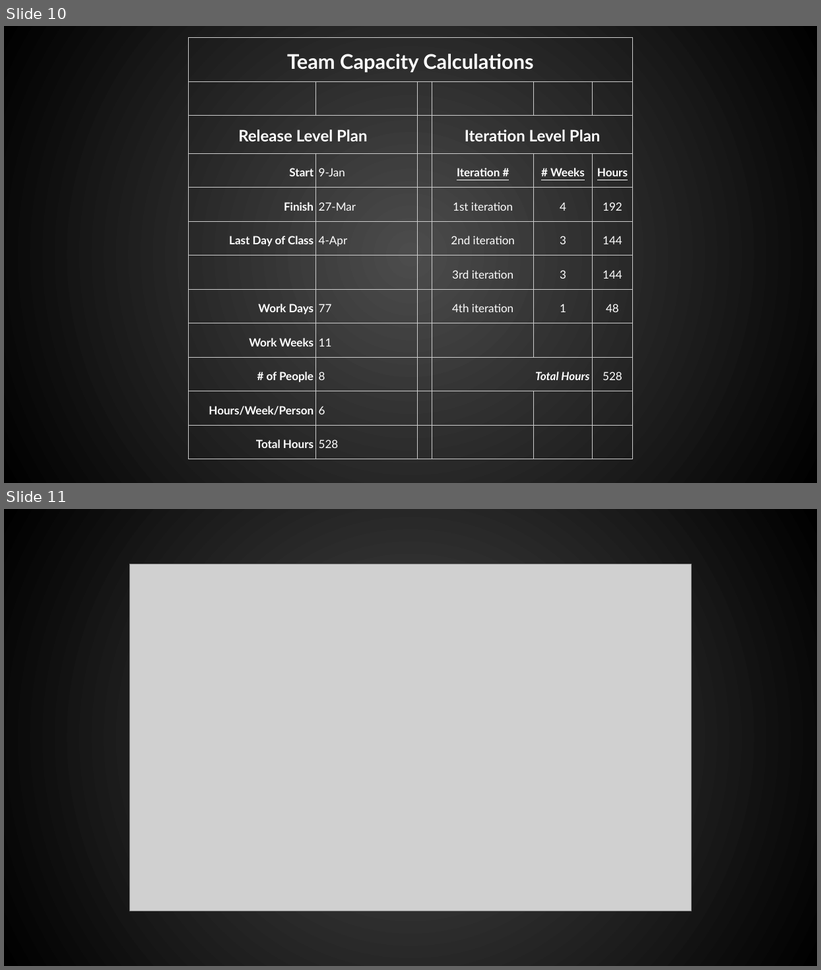
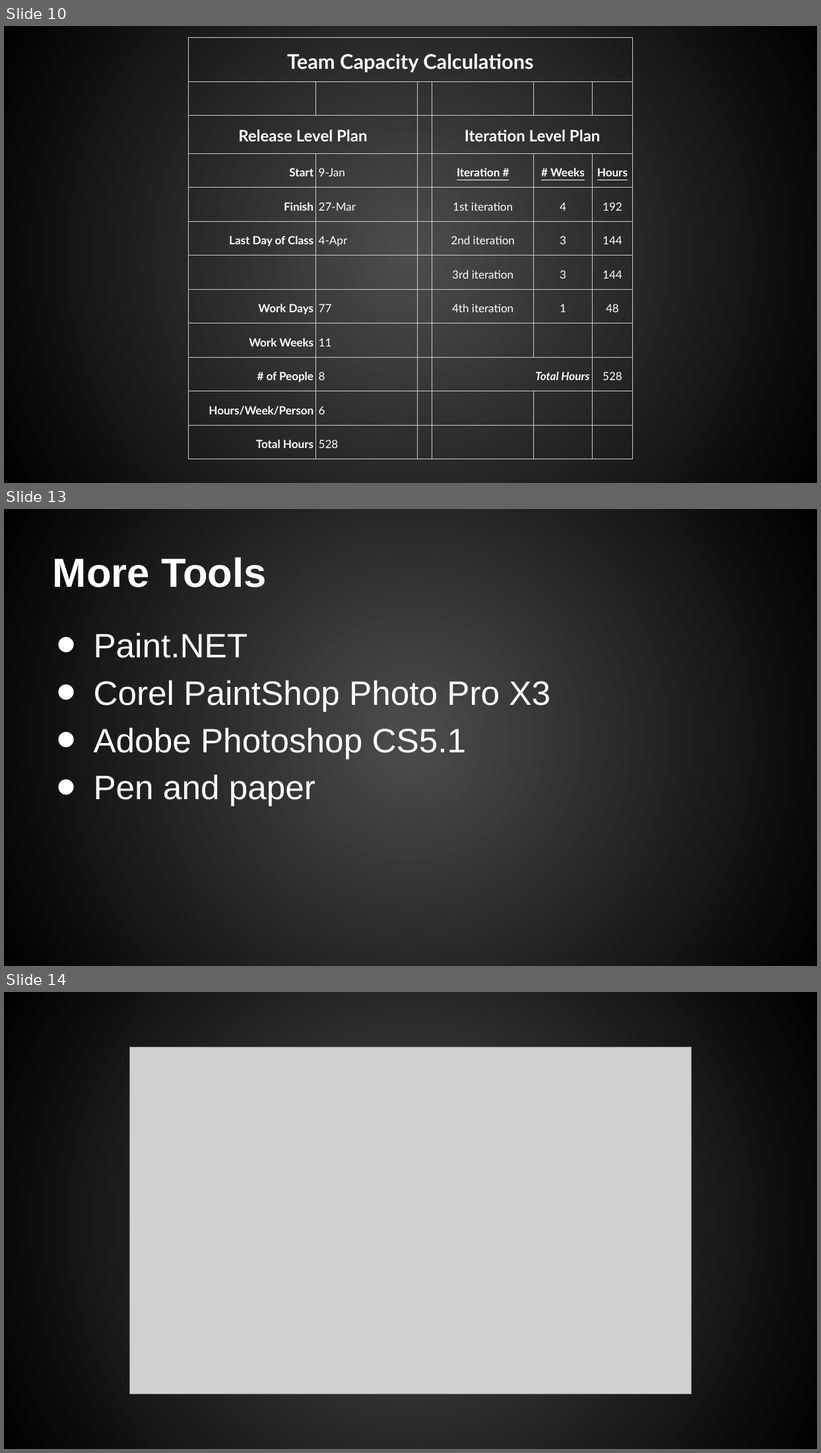
Before and after one commit to chriskdon/chinese-checkers, a slide deck: project-management/Presentations/Chinese Checkers - Iteration #1.pptx. Shown one above the other, each under a label of ours: slides 10 and 11 before the commit, slides 10, 13 and 14 after it; the slides between them are not shown. The pictures are 821x970 and 821x1453 pixels, drawn with LibreOffice and Linux fonts; fonts in the diff are those of the drawing; grey boxes stand for pictures; background and template pictures are left out. Boxes give left, top, right and bottom in pixels: in the first picture for what was removed or moved away, otherwise in the second. Text is boxed around its words. In the diff, an @@ line names an element or a change of style, - is before the commit and + after.

```diff
--- a/project-management/Presentations/Chinese Checkers - Iteration #1.pptx
+++ b/project-management/Presentations/Chinese Checkers - Iteration #1.pptx
@@ slide 13 added at [4, 509, 817, 966], background gradient #4C4C4C to #000000 @@
@@ title added at [53, 557, 266, 588], 36 pt, text #FFFFFF, bold @@
+More Tools
@@ text added at [94, 633, 550, 807], 30 pt, text #FFFFFF @@
+• Paint.NET
+• Corel PaintShop Photo Pro X3
+• Adobe Photoshop CS5.1
+• Pen and paper
@@ what was slide 11 is now slide 14 @@
```
Also in this commit, not shown: 3 slides changed, 4 other slides added, 1 slide removed, 1 other file.
